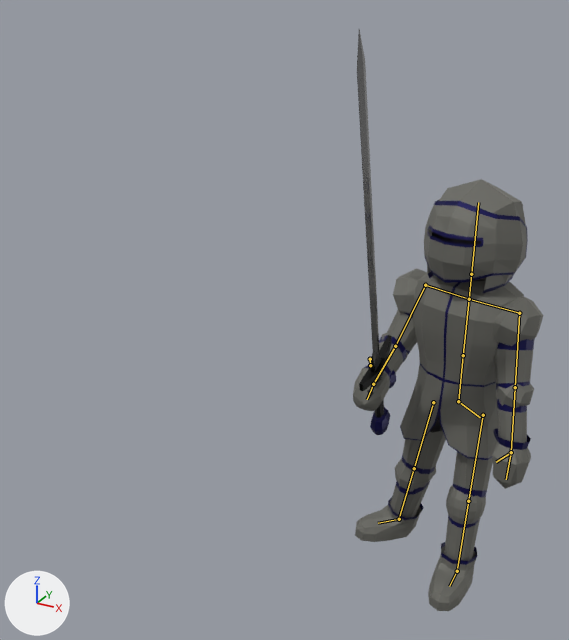
One commit to the Blender file Assets/Models/Knight/Knight1.blend: the scene before it, then after it.
One viewpoint serves both versions: a camera (50 mm lens) standing at (2.13, -8.13, 4.92) and looking at (-1.38, -1.75, 1.73). Every picture has the same lights, and +X, +Y and +Z are marked at lower left. The picture after the commit comes second. Both versions are drawn at frame 1 of the action 'Swing2'; the numbers are the values there. The bones that bend it are drawn over the model as lines.

In view in the first picture: 'Blade.001', 'Body', 'Chest', 'Cylinder', 'Elbow.001', 'Foot', 'Foot.001', 'Hand', 'Hand.002', 'Handle', 'Helmet.001', 'LowLeg', 'Shoulder', 'Shoulder.002', 'UpArm', 'UpArm.002', 'UpLeg', 'UpLeg.001' and 5 more.
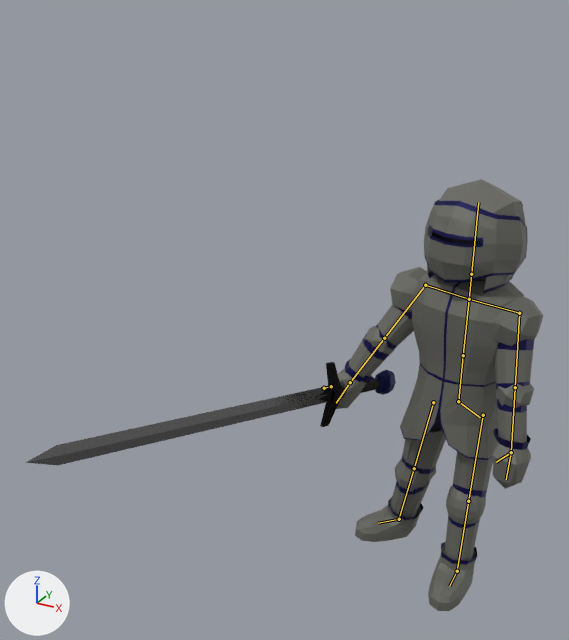
The change, as a diff of the scene's bpy script:
```diff
--- a/Assets/Models/Knight/Knight1.blend.py
+++ b/Assets/Models/Knight/Knight1.blend.py
@@ bone_lowarmr__001 @@
 bone_lowarmr__001 = bpy.data.objects['Armature'].pose.bones['LowArmR..001']  # child of 'LowArmR.'
-bone_lowarmr__001.rotation_quaternion = (0.923, -0.066, -0.372, 0.053)  # degrees (-13, -43, 12)
+bone_lowarmr__001.rotation_quaternion = (0.971, -0.074, -0.144, 0.171)  # degrees (-12, -15, 21)
@@ bone_armikr @@
 bone_armikr = bpy.data.objects['Armature'].pose.bones['ArmIKR.']
-bone_armikr.location = (0.0, -0.8, 0.721)
+bone_armikr.location = (0.084, -0.3, -0.056)
@@ bone_elbowr @@
 bone_elbowr = bpy.data.objects['Armature'].pose.bones['ElbowR']
-bone_elbowr.location = (-0.7, 0.599, -0.4)
+bone_elbowr.location = (-0.7, 0.299, -0.1)
```

Changed parts and their boxes (x1, y1, x2, y2) in the pictures (569 x 640 px):
'Chest', posed
    before: (400, 272, 524, 460)
    after: (400, 273, 524, 460)
'Blade.001', posed (1179% wider, 76% shorter)
    before: (357, 29, 380, 367)
    after: (25, 385, 331, 466)
'Handle', posed
    before: (359, 335, 392, 435)
    after: (319, 362, 396, 427)
'Cylinder', posed
    before: (368, 335, 407, 377)
    after: (345, 333, 390, 382)
'Hand.002', posed
    before: (353, 365, 396, 411)
    after: (336, 360, 375, 409)
'UpArm.002', posed
    before: (387, 310, 417, 354)
    after: (376, 304, 414, 349)
'Shoulder.002', posed (12% wider)
    before: (393, 268, 426, 315)
    after: (390, 267, 427, 312)
'Elbow.001', posed
    before: (381, 333, 408, 361)
    after: (364, 326, 395, 354)
'Body', posed (mostly hidden)
    before: (367, 232, 486, 432)
    after: (430, 232, 486, 432)
